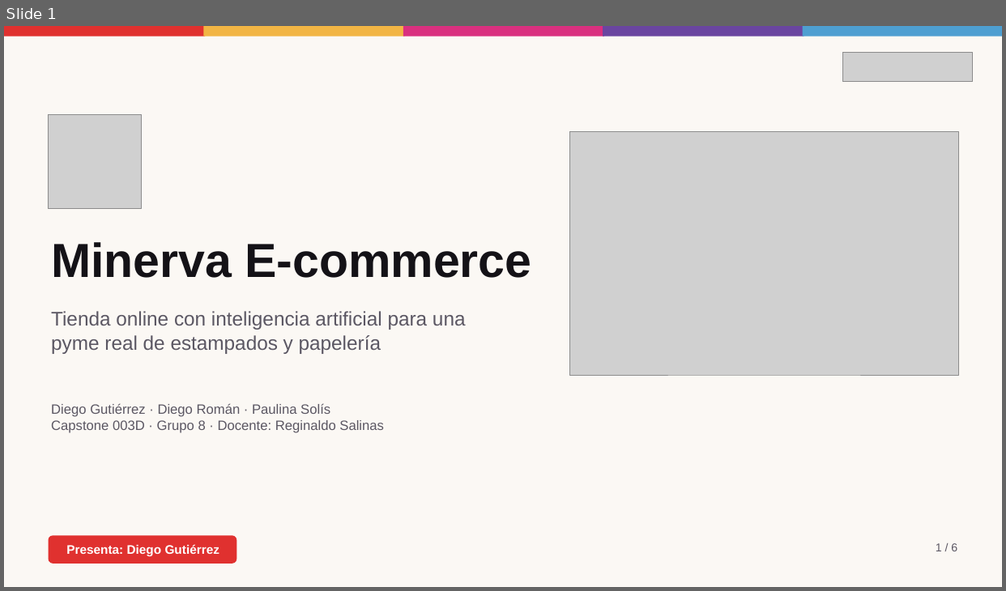
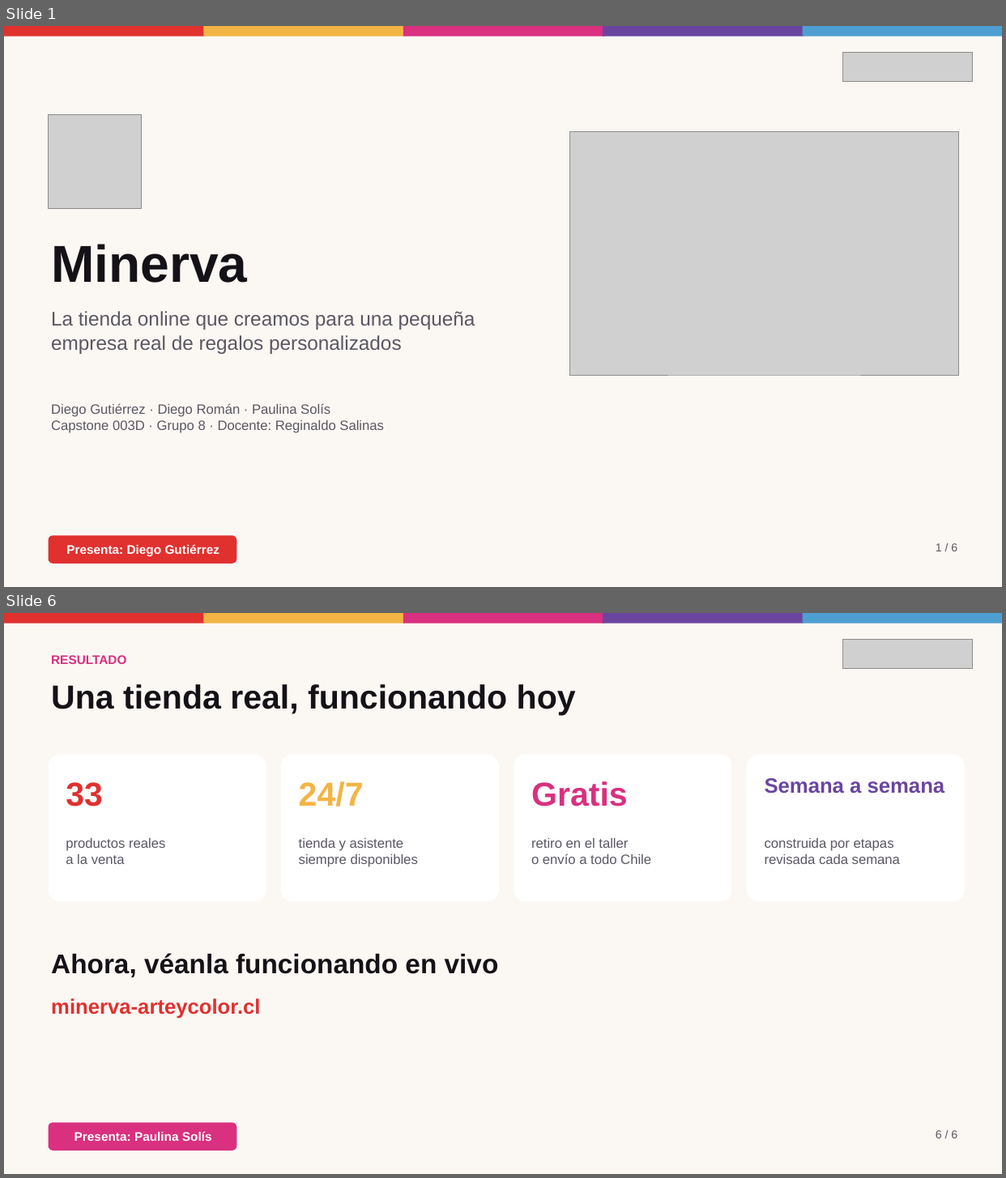
Before and after one commit to Gutixd/2026_2_MA_CAPSOTONE_003D_GRUPO_08, a slide deck: Fase 3/Evidencias Grupales/Presentacion Fase 3 - Minerva (2 min).pptx. Shown one above the other, each under a label of ours: slide 1 before the commit, slides 1 and 6 after it; the slides between them are not shown. The pictures are 1006x591 and 1006x1178 pixels, drawn with LibreOffice and Linux fonts; fonts in the diff are those of the drawing; grey boxes stand for pictures. Boxes give left, top, right and bottom in pixels: in the first picture for what was removed or moved away, otherwise in the second. Text is boxed around its words. In the diff, an @@ line names an element or a change of style, - is before the commit and + after.

```diff
--- a/Fase 3/Evidencias Grupales/Presentacion Fase 3 - Minerva (2 min).pptx
+++ b/Fase 3/Evidencias Grupales/Presentacion Fase 3 - Minerva (2 min).pptx
@@ slide 6 added at (4,613,1002,1174), background #FBF8F4 @@
@@ rectangle added at (4,613,206,624), fill #E0312F @@
@@ rectangle added at (204,613,405,624), fill #F2B544 @@
@@ rectangle added at (403,613,604,624), fill #D9307F @@
@@ rectangle added at (603,613,804,624), fill #6A45A0 @@
@@ rectangle added at (803,613,1002,624), fill #4E9FD1 @@
@@ text added at (51,655,126,664), 12 pt, text #D9307F, bold @@
+RESULTADO
@@ picture added at (843,639,973,668) @@
@@ text added at (51,684,576,715), 32 pt, text #141217, bold @@
+Una tienda real, funcionando hoy
@@ rounded rectangle added at (49,755,266,902), fill #FFFFFF @@
@@ rounded rectangle added at (281,755,499,902), fill #FFFFFF @@
@@ rounded rectangle added at (513,755,731,902), fill #FFFFFF @@
@@ rounded rectangle added at (747,755,965,902), fill #FFFFFF @@
@@ text added at (66,782,103,807), 32 pt, text #E0312F, bold @@
+33
@@ text added at (299,781,364,807), 32 pt, text #F2B544, bold @@
+24/7
@@ text added at (531,781,628,807), 32 pt, text #D9307F, bold @@
+Gratis
@@ text added at (765,778,945,794), 20 pt, text #6A45A0, bold @@
+Semana a semana
@@ text added at (66,838,165,864), 13 pt, text #5B5763 @@
+productos reales
+a la venta
@@ text added at (299,838,418,867), 13 pt, text #5B5763 @@
+tienda y asistente
+siempre disponibles
@@ text added at (531,838,651,864), 13 pt, text #5B5763 @@
+retiro en el taller
+o envío a todo Chile
@@ text added at (765,838,900,864), 13 pt, text #5B5763 @@
+construida por etapas
+revisada cada semana
@@ text added at (51,953,499,977), 26 pt, text #141217, bold @@
+Ahora, véanla funcionando en vivo
@@ text added at (51,999,260,1019), 20 pt, text #E0312F, bold @@
+minerva-arteycolor.cl
@@ rounded rectangle added at (49,1122,236,1151), fill #D9307F, 12 pt, text #FFFFFF, bold @@
+Presenta: Paulina Solís
@@ text added at (936,1131,957,1139), 11 pt, text #5B5763 @@
+6 / 6
@@ slide 1 changed as well @@
@@ text at (51,244,247,283): text changed; size 46 to 50 pt @@
-Minerva E-commerce
+Minerva
@@ text at (51,311,475,354): text changed @@
-Tienda online con inteligencia artificial para una pyme real de estampados y papelería
+La tienda online que creamos para una pequeña empresa real de regalos personalizados
```
Also in this commit, not shown: 4 other slides added, 5 slides removed.
